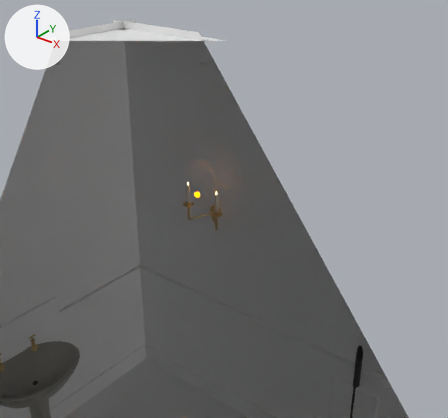
The glTF model client/public/assets/rooms/guest-room-1.gltf, before and after one commit.
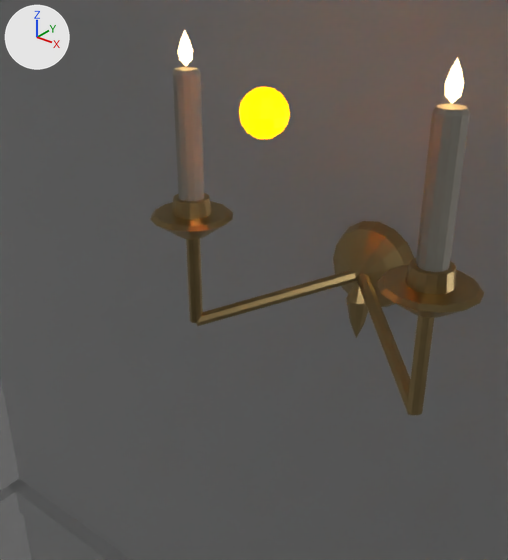
Each version appears first from a camera (50 mm lens) standing at (-16.972, -7.734, 6.728) and looking at (-19.385, -4.717, 4.857), and next in a close-up from a camera (50 mm lens) standing at (-19.214, -5.238, 5.072) and looking at (-19.527, -4.847, 4.829). The axes (+X, +Y, +Z) are drawn at upper left. The lights are the same throughout. The older version's two pictures come first. Everything nearer to the camera than a plane just in front of the edit is cut away. Where no turn or scale is listed for an object, it has been applied to the vertices.

Names of what the first close-up shows: 'bulb_5', 'panel_1', 'panel_10', 'rail_1', 'rail_10', 'sconce_4_brass', 'sconce_4_candle_flame', 'sconce_4_candle_wax', 'wall_1', 'wall_10'.
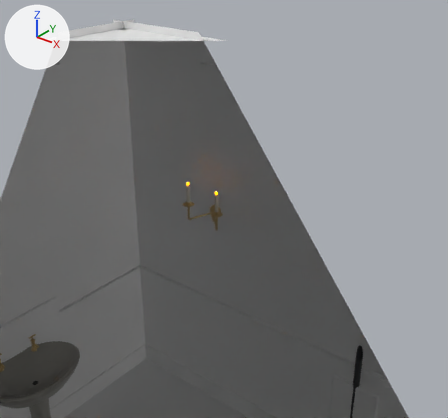
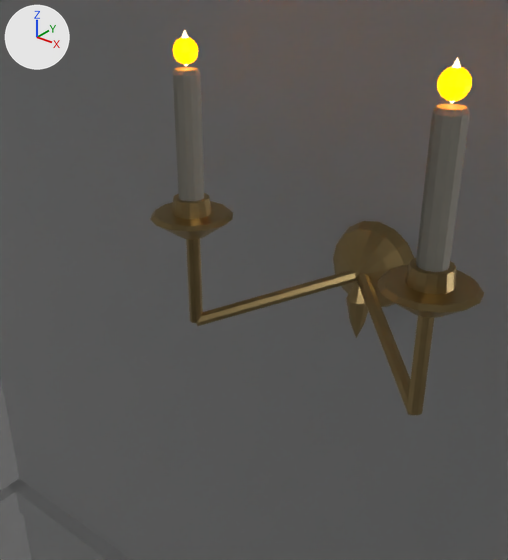
Location of each change, (x1, y1, x2, y2) in pixels of the close-ups (508 x 560 px):
```json
{"object": "bulb_5", "change": "moved, rescaled", "before": [239, 87, 290, 139], "after": [173, 38, 198, 64], "on screen": "50% narrower, 49% shorter"}
{"object": "bulb_6", "change": "added", "after": [437, 67, 472, 101]}
```

Edits to the scene script, one JSON object a line:
```json
{"op": "add", "block": "me_sphere_006", "code": ["me_sphere_006 = bpy.data.meshes.new('Sphere.006')", "me_sphere_006.from_pydata(...)  # a UV sphere (12 segments, 8 rings, poles along z) spanning x -0.012..0.012, y -0.012..0.012, z -0.012..0.012", "me_sphere_006.materials.append(mat_bulb_1900)  # orange #ff8400, glowing orange #ff8400"]}
{"op": "set", "path": "ob_bulb_5.location", "old": "(-19.55, -4.805, 4.95)", "new": "(-19.68, -4.755, 4.98)"}
{"op": "set", "path": "ob_bulb_5.scale", "old": "(0.02, 0.02, 0.02)", "new": "(0.012, 0.012, 0.012)"}
{"op": "add", "block": "ob_bulb_6", "code": ["ob_bulb_6 = bpy.data.objects.new('bulb_6', me_sphere_006)", "ob_bulb_6.location = (-19.42, -4.755, 4.98)"]}
```
